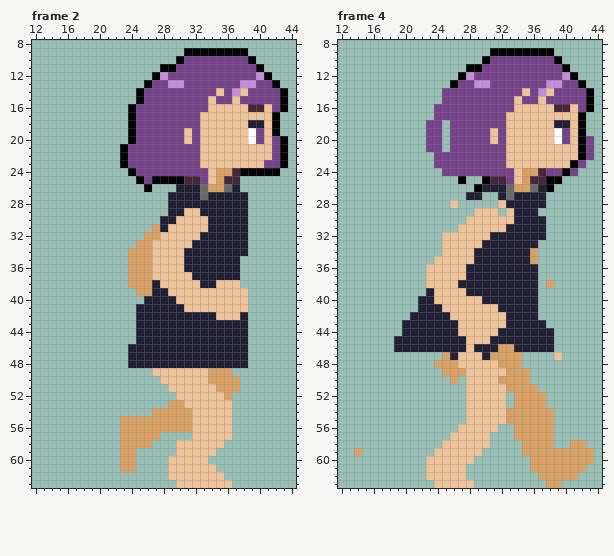
Pixel-art file -- Assets/Images/TC/마녀Run.aseprite. The picture above is the old version.
64x64 pixels, 4 frames. Shown: frame 2: x 12..44, y 8..63; frame 4: x 12..44, y 8..63. The commit also changed other frames, which this record leaves out.
Once edited:
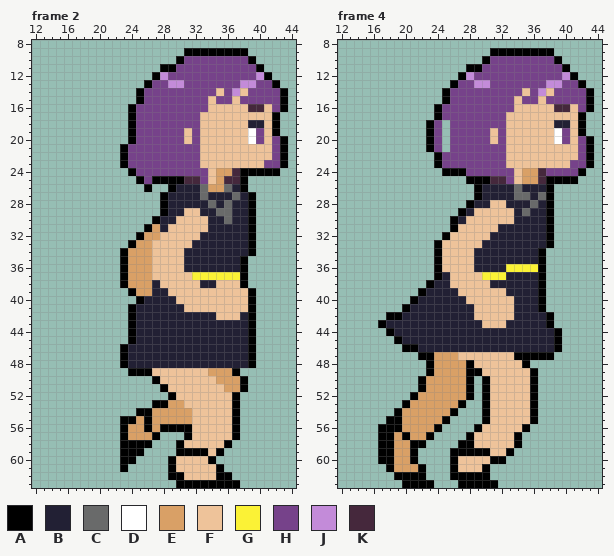
Palette (. is transparent): A #000000  B #222034  C #696a6a  D #ffffff  E #d9a066  F #eec39a  G #fbf236  H #76428a  J #c38bd9  K #45283c
Change:
Changed rows in their new state; - is an unchanged pixel.
Frame 2:
first column x 23:
25 ---------------A-
26 ------A--------A-
27 -----A--------C-A
28 -----A-----C-C--A
29 -----A------CC--A
30 ----A--------C--A
31 ---A------------A
32 --A-------------A
33 -A--------------A
34 A---------------A
35 A--------------A-
36 A--------------A-
37 A--------GGGGGGA-
38 A--------------A-
39 -A--------------A
40 --A-------------A
41 -A--------------A
42 -A--------------A
43 -A--------------A
44 -A--------------A
45 -A--------------A
46 A---------------A
47 A---------------A
48 A---------------A
49 -AAA----------A--
50 ----A------F---A-
51 -----A------F--A-
52 ------A------FA--
53 ----AA--------A--
54 --AA----------A--
55 AA-A----------A--
56 A--A-AAAA-----A--
57 A---A---A-----A--
58 AAAA---A-----A---
59 AAA----AAAA-A----
60 AA----A----A-----
61 A.----A-----A----
62 ------AA----AA---
63 -------AAAAAAAA--
Frame 4:
first column x 14:
14 -----------A------------------
15 -----------A------------------
16 ----------A-------------------
17 ----------A-------------------
18 ---------A--------------------
19 ---------A--------------------
20 ---------A------------------HA
21 ---------A------------------HA
22 ----------A-----------------HA
23 ----------A----------------H-A
24 -----------AAA------------H-A-
25 -------------.AA------E---AA--
26 -------------------BCBB-------
27 --------------.ABB-BCC-CA-----
28 ------------.-ABBF----C-A-----
29 -------------AB---F--C-BA-----
30 ------------AB----------A-----
31 ------------A-----B-----A-----
32 -----------A------------A-----
33 ----------A------------BA-----
34 ----------A-----------BA------
35 ----------A-----------BA------
36 ---------.A---F----GGGGA------
37 ---------.AB--FFGGG----A------
38 ---------ABB-FFFF------A.-----
39 --------A-BBB-FFFFF----A------
40 -------A--BBBB--FFFF---A------
41 ------AB---BBBB---FF---A------
42 ----AAB-----BBB----F---BA-----
43 ---ABB-------BBB--------A-----
44 ----AB-------BBBBB-------A----
45 -----A--------BBB--------A----
46 -----.AA------B---BB-----A----
47 --------AAE-E---FFFFAAAAA.----
48 ---------A---EA---FFFA--------
49 ---------AE---AA---FFFA-------
50 --------AEEE-EA.A-FFFFA-------
51 --------AEEEEEA.A--FFFA-------
52 -------AEEEEEEA.A--FFFA.------
53 ------AEEEEEEA..A--FFFA.------
54 -----AEEEEEEA-..A--FFFA..-----
55 ----AAEEEEEA--..A--FFFA..-----
56 ---AAAEEEEA--..A--FFFA...-----
57 ---AAEAEEA--..A--FFFA....-----
58 ---AAEEAA--..AA--FFFA....--..-
59 .--AAEEA--..AAAAAFFA-.........
60 ---AAEEA-...A--FFAA---........
61 ----AEEEA...A-FFA-----.......-
62 -----AAAA...AAAAA------.....--
63 ------AAAA...AAAAA------..----
